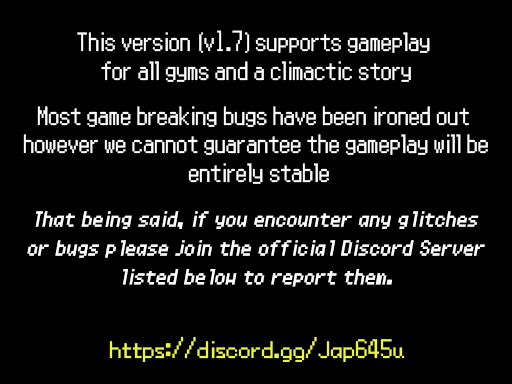
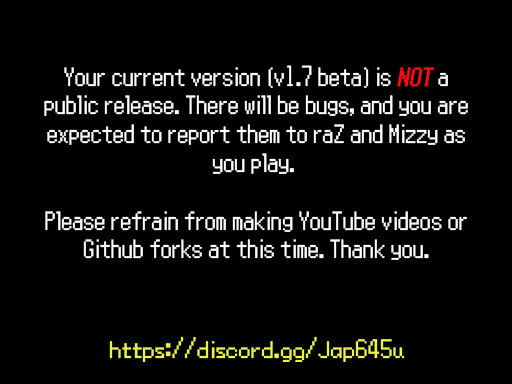
Before/after of a (512, 384) layered artwork. What changed in the layer stack:
added layer "Your current version (v1.7 beta) is NOT a public release. There" above "Most game breaking bugs have been ironed out however we cannot" over [44, 65, 468, 260]
hid "Most game breaking bugs have been ironed out however we cannot" over [23, 106, 488, 184]
hid "This version (v1.7) supports gameplay for all gyms and a clima" over [77, 30, 430, 82]
painted on "Rectangle 1" over [27, 211, 485, 287]
